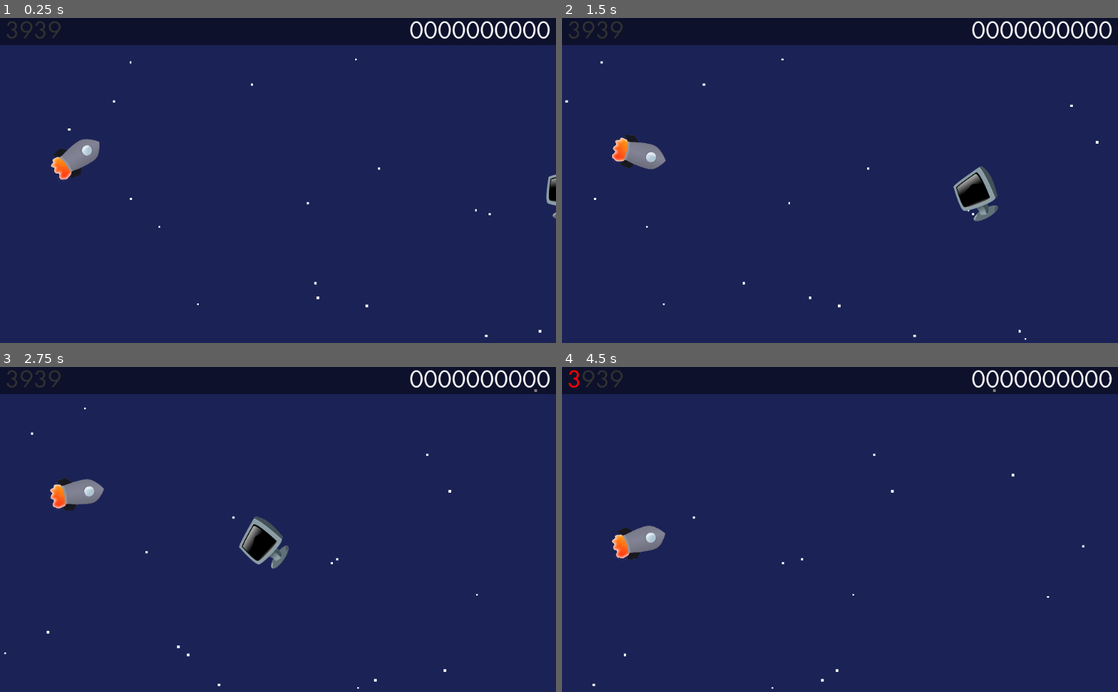
Above: before the commit, frames 1-4 (two rows, left to right).
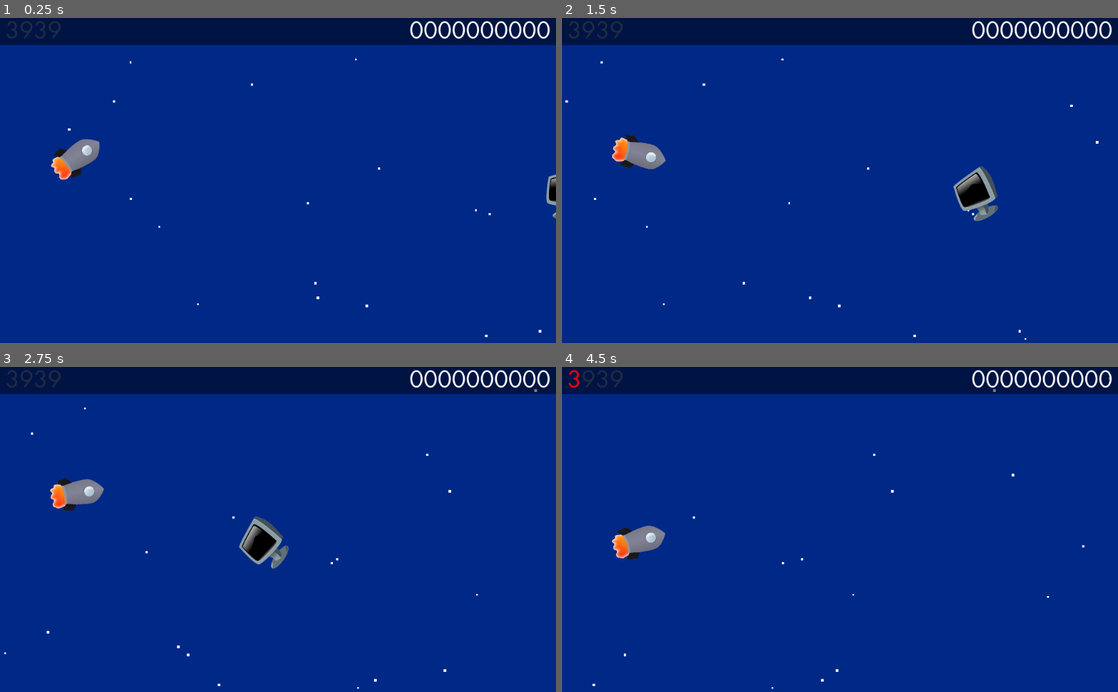
Above: after the commit, the same moments.

Repository: hinek/RocketGame
Game: Godot game, scene res://GameLoop.tscn
Two runs of this game, one before a commit and one after it. Both use one fixed random seed, a clock stepped at 60 frames per second and the inputs below.
Inputs (mouse positions are in pixels of both pictures, inside the frame that each line leads up to):
- Up to frame 1 (0.25 s): no input
- Up to frame 2 (1.5 s): move the mouse to (962, 164) at 0.52 s; click (962, 164) at 0.67 s; move the mouse to (728, 196) at 1.27 s; click (728, 196) at 1.42 s
- Up to frame 3 (2.75 s): move the mouse to (333, 458) at 2.02 s; click (333, 458) at 2.17 s
- Up to frame 4 (4.5 s): move the mouse to (812, 594) at 2.77 s; click (812, 594) at 2.92 s; move the mouse to (1006, 578) at 3.52 s; click (1006, 578) at 3.67 s; move the mouse to (673, 480) at 4.27 s; click (673, 480) at 4.42 s

The runs differ from the first frame. In frame 1, 98% of the frame differs, in the area x 0-100%, y 0-100%; in frame 2, 98%; in frame 3, 98%; in frame 4, 98%.

Commit message:
changed background color different amount of score depends on distance to obstacle score points later (when obstacle is further left) added screenshots for itch.io

Diff:
--- a/game/GameLoop.tscn
+++ b/game/GameLoop.tscn
@@ -27,7 +27,7 @@
 margin_right = 40.0
 margin_bottom = 50.0
 custom_fonts/font = ExtResource( 1 )
-custom_colors/font_color = Color( 0.196078, 0.196078, 0.196078, 1 )
+custom_colors/font_color = Color( 0.266667, 0.266667, 0.266667, 0.498039 )
 text = "3939"
 valign = 1
 __meta__ = {
--- a/game/Obstacle.gd
+++ b/game/Obstacle.gd
@@ -15,7 +15,7 @@
 func _process(delta):
 	position.x -= movement_speed * delta
 	rotation_degrees += rotation_speed * delta
-	if position.x < 100 && !was_passed:
+	if position.x < 60 && !was_passed:
 		passed()
 	if position.x < -100:
 		reset()
@@ -27,10 +27,15 @@
 	if scene.game_over:
 		return
 
-	scene.call_deferred("add_score", 1)
+	var rocket_position = get_tree().current_scene.find_node("Rocket").position
+	var distance = position.distance_to(rocket_position)
+	var points = int(clamp(270 - distance, 50, 150) / 50)
+
+	scene.call_deferred("add_score", points)
 	var score_indicator = load("res://ScoreAdded.tscn").instance()
 	score_indicator.margin_left = position.x
 	score_indicator.margin_top = position.y
+	score_indicator.text = "+" + str(points)
 	get_parent().add_child(score_indicator)
 
 
--- a/game/project.godot
+++ b/game/project.godot
@@ -24,5 +24,5 @@
 quality/driver/driver_name="GLES2"
 vram_compression/import_etc=true
 vram_compression/import_etc2=false
-environment/default_clear_color=Color( 0.105882, 0.133333, 0.337255, 1 )
+environment/default_clear_color=Color( 0, 0.156863, 0.529412, 1 )
 environment/default_environment="res://default_env.tres"
Not shown, added: promotional/Screenshot1.png
Not shown, added: promotional/Screenshot2.png
Not shown, added: promotional/Screenshot3.png
Not shown, added: promotional/Screenshot4.png
